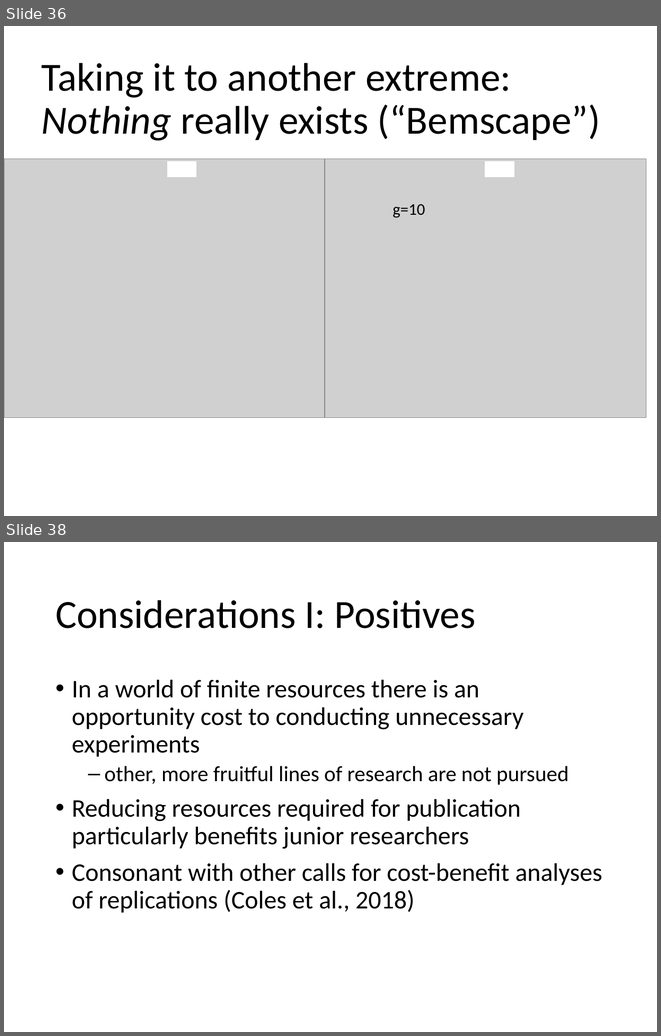
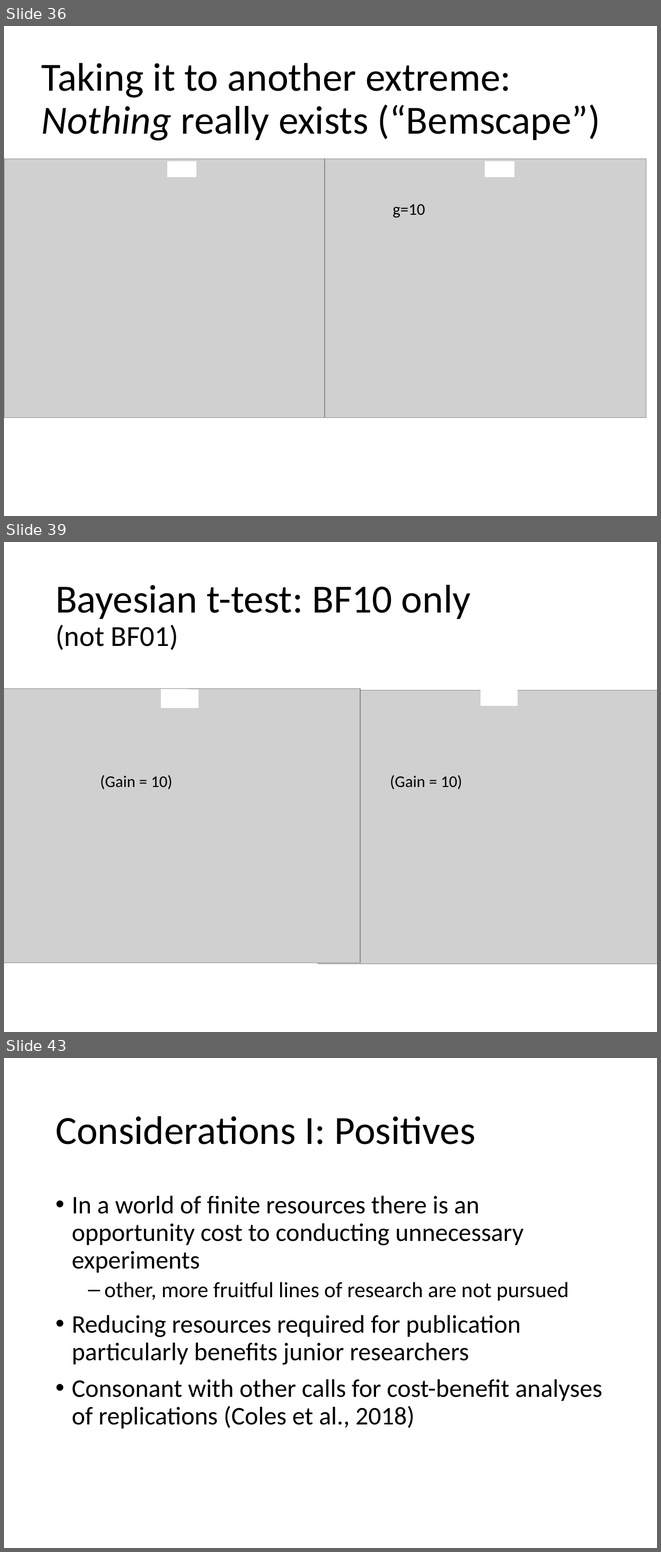
Before and after one commit to StephanLewandowsky/Robust-replicated-and-efficient-science-from-low-replicability, a slide deck: Lsky.ASIC.Extended with further results.pptx. Shown one above the other, each under a label of ours: slides 36 and 38 before the commit, slides 36, 39 and 43 after it; the slides between them are not shown. The pictures are 661x1036 and 661x1552 pixels, drawn with LibreOffice and Linux fonts; fonts in the diff are those of the drawing; grey boxes stand for pictures. Boxes give left, top, right and bottom in pixels: in the first picture for what was removed or moved away, otherwise in the second. Text is boxed around its words. In the diff, an @@ line names an element or a change of style, - is before the commit and + after.

Commit message:
First set of output with Bayesian t-test.

```diff
--- a/Lsky.ASIC.Extended with further results.pptx
+++ b/Lsky.ASIC.Extended with further results.pptx
@@ slide 39 added at (4, 542, 657, 1032), background #FFFFFF @@
@@ title added at (55, 584, 470, 650), 44 pt, text #000000 @@
+Bayesian t-test: BF10 only
+(not BF01)
@@ picture added at (4, 688, 361, 962) @@
@@ rectangle added at (161, 689, 188, 700), fill #FFFFFF, outline #FFFFFF 1 pt @@
@@ rectangle added at (161, 690, 198, 707), fill #FFFFFF, outline #FFFFFF 1 pt @@
@@ picture added at (318, 690, 657, 964) @@
@@ rectangle added at (480, 688, 517, 705), fill #FFFFFF, outline #FFFFFF 1 pt @@
@@ rectangle added at (482, 688, 509, 699), fill #FFFFFF, outline #FFFFFF 1 pt @@
@@ text added at (100, 775, 173, 789), 18 pt, text #000000 @@
+(Gain = 10)
@@ text added at (390, 775, 462, 789), 18 pt, text #000000 @@
+(Gain = 10)
@@ what was slide 38 is now slide 43 @@
```
Also in this commit, not shown: 1 slide changed, 8 other slides added, 27 other files.
